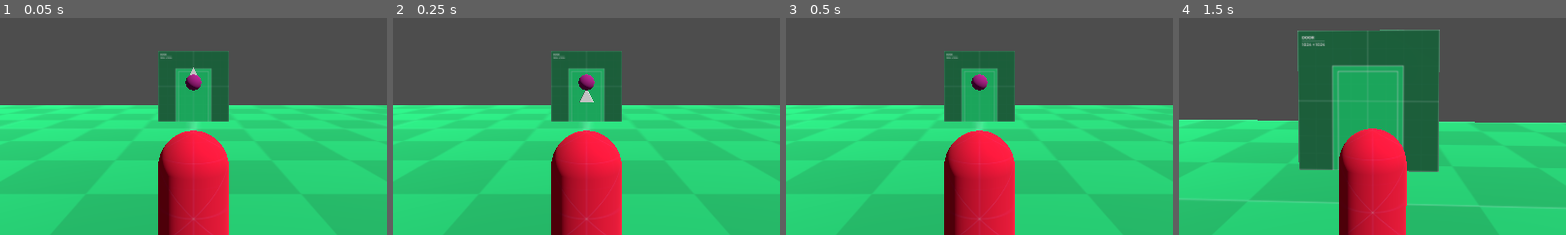
Above: before the commit, frames 1-4 (left to right).
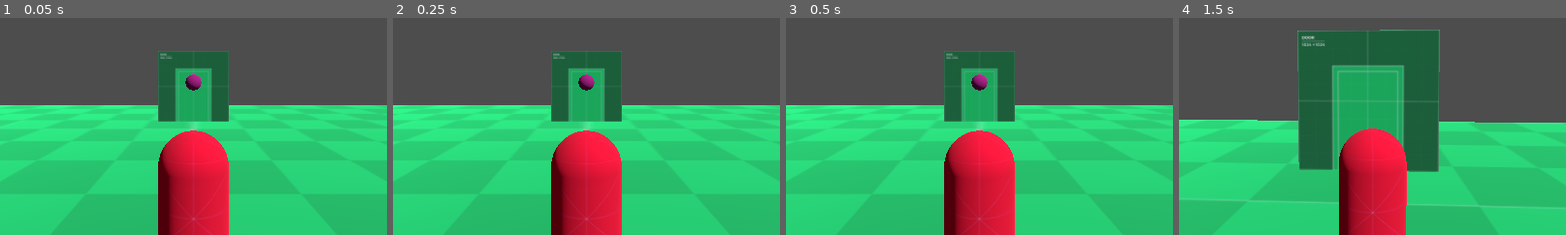
Above: after the commit, the same moments.

Repository: shinyPIKACHUx/GamJamJan2024
Game: Godot game, scene res://Levels/Test_Level.tscn
The game is run twice, just before and just after one commit, with the same random seed, the same clock (stepped at 60 frames per second) and the same inputs. This scene is started directly instead of the project's main scene.
Inputs (mouse positions are % of the whole screen's width and height, from its top left):
- Up to frame 1 (0.05 s): no input
- Up to frame 2 (0.25 s): no input
- Up to frame 3 (0.5 s): no input
- Up to frame 4 (1.5 s): tap Enter (ui_accept) at 0.5 s; move the mouse to (55, 50) at 0.52 s; hold Shift (sprint) 0.53-1.28 s; hold W (move_forward) from 0.53 s (still down); tap Space (jump) at 0.77 s; move the mouse to (45, 50) at 1.27 s; tap Shift (sprint) at 1.35 s
The pictures show only the part of the screen within x 25-75%, y 35-85%; the shares and areas given below are measured in that part.

The runs differ from the first frame. In frame 1, less than 0.1% of the frame differs, in the area x 49-51%, y 22-27%; in frame 2, 0.1%, in the area x 48-52%, y 33-39%; in frame 3, nothing differs; in frame 4, nothing differs.

Commit message:
created default bus layout for game. created scenes for main menu and playing that manage the music and ambience, tho not finished. added a few audio resources and created a tool that may be useful in getting enemies to randomly say voicelines

Diff:
--- /dev/null
+++ b/MechDonald/Audio/Scenes/MainMenu_Audio.tscn
@@ -0,0 +1,12 @@
+[gd_scene load_steps=2 format=3 uid="uid://crvtjydolm0hl"]
+
+[ext_resource type="AudioStream" uid="uid://sridihphlmab" path="res://Assets/Sounds/Songs/happy-funny-kids_song_pixabay.mp3" id="1_h4cmm"]
+
+[node name="BackgroundMusic" type="AudioStreamPlayer"]
+stream = ExtResource("1_h4cmm")
+volume_db = -30.0
+autoplay = true
+bus = &"BackgroundMusic"
+
+[node name="Ambience" type="AudioStreamPlayer" parent="."]
+bus = &"Noise"
--- /dev/null
+++ b/MechDonald/Audio/Scenes/Playing_Audio.tscn
@@ -0,0 +1,7 @@
+[gd_scene format=3 uid="uid://cnrcud3orbdvr"]
+
+[node name="BackgroundMusic" type="AudioStreamPlayer"]
+bus = &"BackgroundMusic"
+
+[node name="Ambience" type="AudioStreamPlayer" parent="."]
+bus = &"Noise"
--- /dev/null
+++ b/MechDonald/Audio/Tools/RandomPlayAudio.gd
@@ -0,0 +1,56 @@
+extends AudioStreamPlayer3D
+
+# used to make some common audio behaviors easier to drop into scenes
+# needs to be attached to an AudioStreamPlayer3D
+# customize AudioStreamPlayer3D instance for more customization options and to select bus
+
+@export var chanceToPlay: float = 0 # 0-1. probability this plays music when it is supposed to.
+@export var frequency: float = 1 # measured in multiples of the audio length
+@export var deviation: float = 0 # 0-1. closer to zero means no deviation and will play at fixed intervals. closer to one means playing will be very random
+@export var audioFiles: Array[AudioStream] = []
+
+var nextIndexToPlay: int
+var playTime: float
+var extraWaitTime: float
+var timeBetweenPlays: float
+var audioDuration: float
+var played: bool
+
+func _ready():
+	if (self.audioFiles.size() == 0):
+		printerr("Need an audio file in order to operate!!")
+	self.loadNext()
+	self.timeBetweenPlays = self.playTime
+
+func loadNext():
+	self.nextIndexToPlay = randi_range(0, audioFiles.size() - 1)
+	self.audioDuration = self.audioFiles[self.nextIndexToPlay].get_length()
+	self.stream = self.audioFiles[self.nextIndexToPlay]
+	if (self.frequency > 0):
+		self.playTime = self.audioDuration * self.frequency
+	else:
+		self.playTime = self.audioDuration
+	self.extraWaitTime = randf_range(0, self.playTime * self.deviation * 5)
+	self.played = false
+
+func _process(delta):
+	self.timeBetweenPlays += delta
+	# if not yet played and enough time has passed, play
+	print("timeBetween: " + str(self.timeBetweenPlays) + " playTime+extra: " + str(self.playTime + self.extraWaitTime))
+	if (!self.played && self.timeBetweenPlays > (self.playTime + self.extraWaitTime)):
+		print("Attempting to Play Audio")
+		if (randf() <= self.chanceToPlay):
+			self.playAudio()
+		self.played = true
+		self.timeBetweenPlays = 0
+	# if already played and entirely played out, loadnext and get ready to play
+	elif (self.played && self.timeBetweenPlays > self.playTime):
+		self.loadNext()
+
+func playAudio():
+	print("About to Play Audio")
+	self.play()
+	self.timeBetweenPlays = 0
+
+func stopAudio():
+	self.stop()
--- /dev/null
+++ b/MechDonald/Audio/Tools/RandomPlayAudio.tscn
@@ -0,0 +1,6 @@
+[gd_scene load_steps=2 format=3 uid="uid://clv3usfdn3j6v"]
+
+[ext_resource type="Script" path="res://Audio/Tools/RandomPlayAudio.gd" id="1_2j3c7"]
+
+[node name="RandomPlayAudio" type="AudioStreamPlayer3D"]
+script = ExtResource("1_2j3c7")
--- a/MechDonald/Enemies/BasicEnemy.tscn
+++ b/MechDonald/Enemies/BasicEnemy.tscn
@@ -1,7 +1,9 @@
-[gd_scene load_steps=4 format=3 uid="uid://u7acjc1objkr"]
+[gd_scene load_steps=6 format=3 uid="uid://u7acjc1objkr"]
 
 [ext_resource type="Script" path="res://Enemies/MoveTowardPlayer.gd" id="1_2d7ka"]
 [ext_resource type="PackedScene" uid="uid://dhw0tcgnbfu4t" path="res://Assets/Models/Aliens/AlienCrawler/alien_crawler.tscn" id="2_tjrby"]
+[ext_resource type="PackedScene" uid="uid://clv3usfdn3j6v" path="res://Audio/Tools/RandomPlayAudio.tscn" id="3_aw0um"]
+[ext_resource type="AudioStream" uid="uid://cr846ffgx8h45" path="res://Assets/Sounds/Voices/alien-voice_pixabay.mp3" id="4_6gts3"]
 
 [sub_resource type="SphereShape3D" id="SphereShape3D_ecmhm"]
 radius = 2.16534
@@ -15,3 +17,8 @@
 shape = SubResource("SphereShape3D_ecmhm")
 
 [node name="AlienCrawler" parent="." instance=ExtResource("2_tjrby")]
+
+[node name="RandomPlayAudio" parent="." instance=ExtResource("3_aw0um")]
+bus = &"Voices"
+chanceToPlay = 0.1
+audioFiles = Array[AudioStream]([ExtResource("4_6gts3")])
--- a/MechDonald/Levels/Test_Level.tscn
+++ b/MechDonald/Levels/Test_Level.tscn
@@ -4,7 +4,7 @@
 [ext_resource type="Script" path="res://Levels/Test_Level_manager.gd" id="1_74pn3"]
 [ext_resource type="Material" uid="uid://bvepha0qsftld" path="res://Materials/Ground_Test_Material.tres" id="2_7cmgf"]
 [ext_resource type="Texture2D" uid="uid://bykh7afx4p5ua" path="res://Assets/kenney_prototypetextures/PNG/Green/texture_12.png" id="3_vnfdx"]
-[ext_resource type="PackedScene" uid="uid://c1l8lqisxq4xi" path="res://XPGem/XPGemTestScene.tscn" id="5_6ffia"]
+[ext_resource type="AudioStream" uid="uid://dq6br5jqwug56" path="res://Assets/Sounds/Effects/laser-gun-shot-sound-future-sci-fi_pixabay.mp3" id="6_htxbo"]
 
 [sub_resource type="BoxMesh" id="BoxMesh_a77pk"]
 size = Vector3(40, 1, 40)
@@ -61,4 +61,9 @@
 [node name="DirectionalLight3D" type="DirectionalLight3D" parent="."]
 transform = Transform3D(0.866025, 0, 0.5, -0.433013, 0.5, 0.75, -0.25, -0.866025, 0.433013, 0, 3, 0)
 
-[node name="XpGemTestScene" parent="." instance=ExtResource("5_6ffia")]
+[node name="AudioStreamPlayer3D" type="AudioStreamPlayer3D" parent="."]
+transform = Transform3D(1, 0, 0, 0, 1, 0, 0, 0, 1, -0.0725174, 0, -0.00969028)
+stream = ExtResource("6_htxbo")
+volume_db = -32.0
+autoplay = true
+bus = &"Effects"
--- a/MechDonald/Player/Player.gd
+++ b/MechDonald/Player/Player.gd
@@ -39,7 +39,7 @@
 #var movement = Vector3()
 
 @onready var cameraPivot = $CameraPivot
-@onready var visionTarget = $CameraVisonTarget
+@onready var visionTarget = $CameraPivot/CameraVisonTarget
 #@onready var camera = $Camera3D
 #@onready var ground_check = $GroundCheck
 
--- a/MechDonald/Player/Player.tscn
+++ b/MechDonald/Player/Player.tscn
@@ -75,3 +75,7 @@
 [node name="RayCast3D2" type="RayCast3D" parent="."]
 transform = Transform3D(1, 0, 0, 0, 1, 0, 0, 0, 1, -0.4, 1.25453, -1.1)
 target_position = Vector3(0, 0, -1)
+
+[node name="AudioListener3D" type="AudioListener3D" parent="."]
+transform = Transform3D(1, 0, 0, 0, 1, 0, 0, 0, 1, 0, 1.5, 0)
+current = true
--- /dev/null
+++ b/MechDonald/default_bus_layout.tres
@@ -0,0 +1,47 @@
+[gd_resource type="AudioBusLayout" load_steps=5 format=3 uid="uid://dv3sbwhw2ewmr"]
+
+[sub_resource type="AudioEffectAmplify" id="AudioEffectAmplify_iwdwq"]
+resource_name = "Amplify"
+
+[sub_resource type="AudioEffectAmplify" id="AudioEffectAmplify_xsagp"]
+resource_name = "Amplify"
+
+[sub_resource type="AudioEffectAmplify" id="AudioEffectAmplify_ooctl"]
+resource_name = "Amplify"
+
+[sub_resource type="AudioEffectAmplify" id="AudioEffectAmplify_nlb3n"]
+resource_name = "Amplify"
+
+[resource]
+bus/1/name = &"BackgroundMusic"
+bus/1/solo = false
+bus/1/mute = false
+bus/1/bypass_fx = false
+bus/1/volume_db = 0.0
+bus/1/send = &"Master"
+bus/1/effect/0/effect = SubResource("AudioEffectAmplify_iwdwq")
+bus/1/effect/0/enabled = true
+bus/2/name = &"Effects"
+bus/2/solo = false
+bus/2/mute = false
+bus/2/bypass_fx = false
+bus/2/volume_db = 0.0
+bus/2/send = &"Master"
+bus/2/effect/0/effect = SubResource("AudioEffectAmplify_xsagp")
+bus/2/effect/0/enabled = true
+bus/3/name = &"Noise"
+bus/3/solo = false
+bus/3/mute = false
+bus/3/bypass_fx = false
+bus/3/volume_db = 0.0
+bus/3/send = &"Master"
+bus/3/effect/0/effect = SubResource("AudioEffectAmplify_ooctl")
+bus/3/effect/0/enabled = true
+bus/4/name = &"Voices"
+bus/4/solo = false
+bus/4/mute = false
+bus/4/bypass_fx = false
+bus/4/volume_db = 0.0
+bus/4/send = &"Master"
+bus/4/effect/0/effect = SubResource("AudioEffectAmplify_nlb3n")
+bus/4/effect/0/enabled = true
Not shown, added: MechDonald/Assets/Sounds/Ambience/ambience-farm_background_pixabay.mp3.import
Not shown, added: MechDonald/Assets/Sounds/Effects/laser-gun-shot-sound-future-sci-fi_pixabay.mp3.import
Not shown, added: MechDonald/Assets/Sounds/Songs/happy-funny-kids_song_pixabay.mp3.import
Not shown, added: MechDonald/Assets/Sounds/Voices/alien-voice_pixabay.mp3.import
Not shown, added: MechDonald/Assets/Sounds/Ambience/ambience-farm_background_pixabay.mp3
Not shown, added: MechDonald/Assets/Sounds/Effects/laser-gun-shot-sound-future-sci-fi_pixabay.mp3
Not shown, added: MechDonald/Assets/Sounds/Songs/happy-funny-kids_song_pixabay.mp3
Not shown, added: MechDonald/Assets/Sounds/Voices/alien-voice_pixabay.mp3
